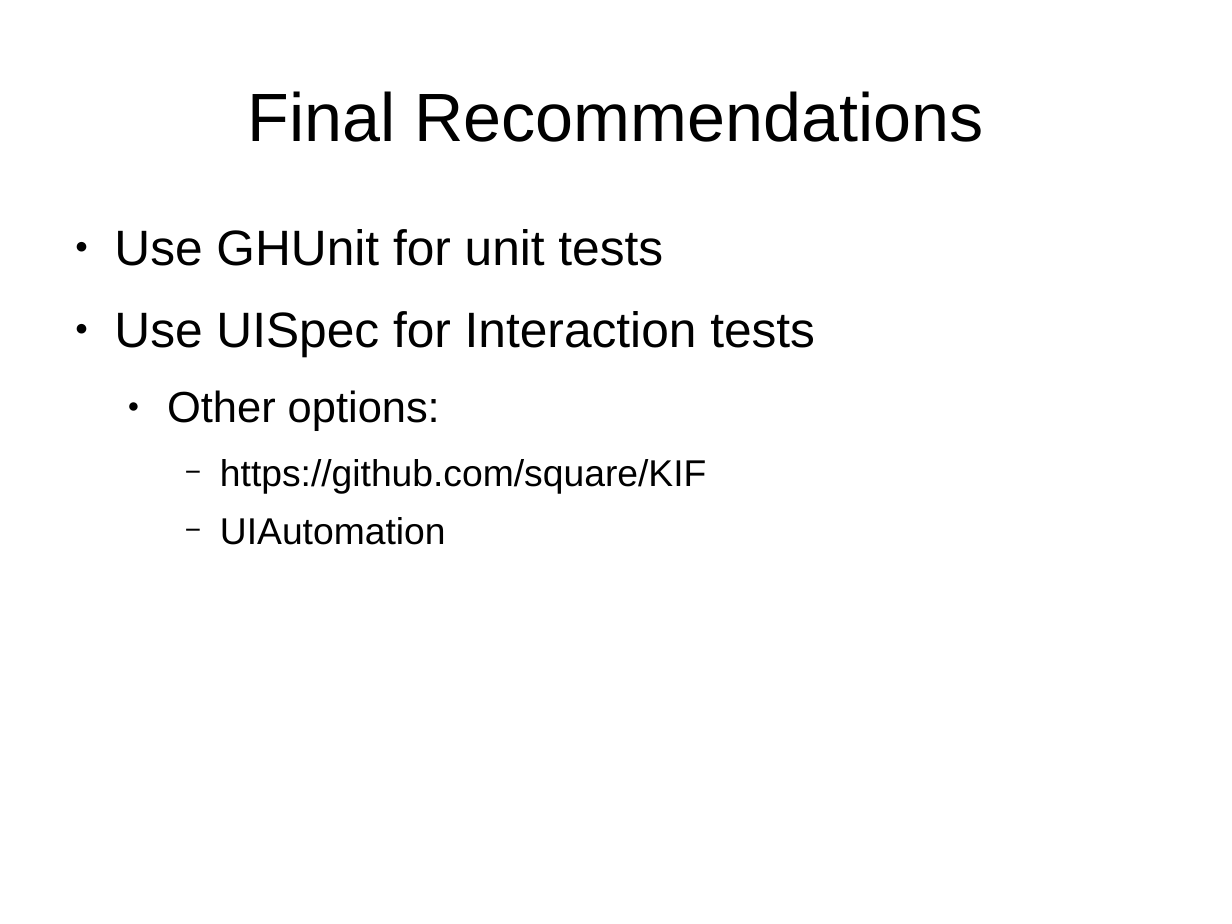
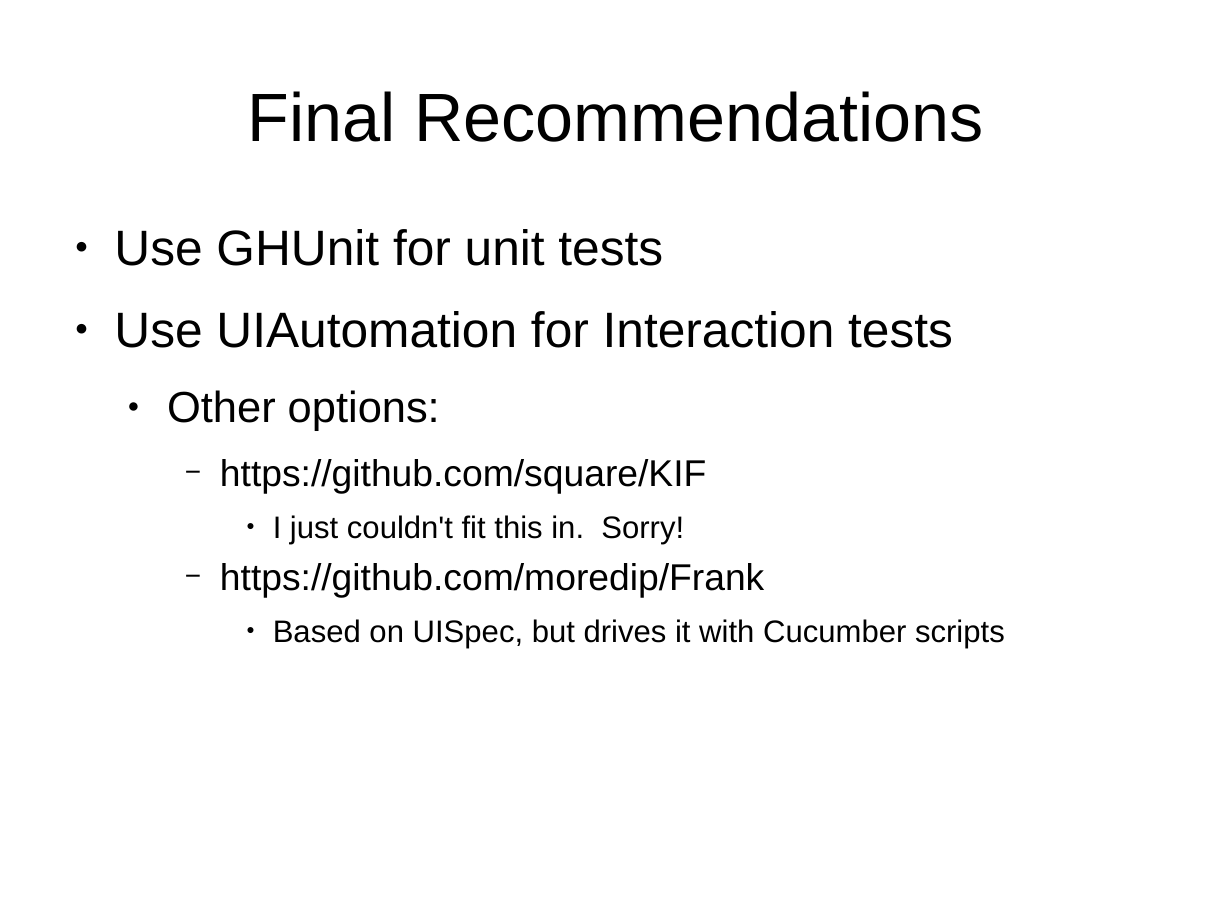
Before and after one commit to StlMobileDev/iPhone-Testing, a slide deck: slide 49 of Testing-Testing-iOS.odp (slide 41 before the commit). Drawn at 1232x924 pixels with LibreOffice and Linux fonts; fonts in the diff are those of the drawing. Boxes give left, top, right and bottom in pixels: in the first picture for what was removed or moved away, otherwise in the second. Text is boxed around its words. In the diff, an @@ line names an element or a change of style, - is before the commit and + after.

```diff
--- a/Testing-Testing-iOS.odp
+++ b/Testing-Testing-iOS.odp
@@ text at [114, 311, 953, 348]: text changed @@
-● Use UISpec for Interaction tests
+● Use UIAutomation for Interaction tests
@@ text at [220, 515, 1005, 648]: text changed; size 24 to 20 pt @@
-    − UIAutomation
+      ● I just couldn't fit this in. Sorry!
+    − https://github.com/moredip/Frank
+      ● Based on UISpec, but drives it with Cucumber scripts
```
Also in this commit, not shown: 2 other slides changed, 9 slides added, 2 other files.
